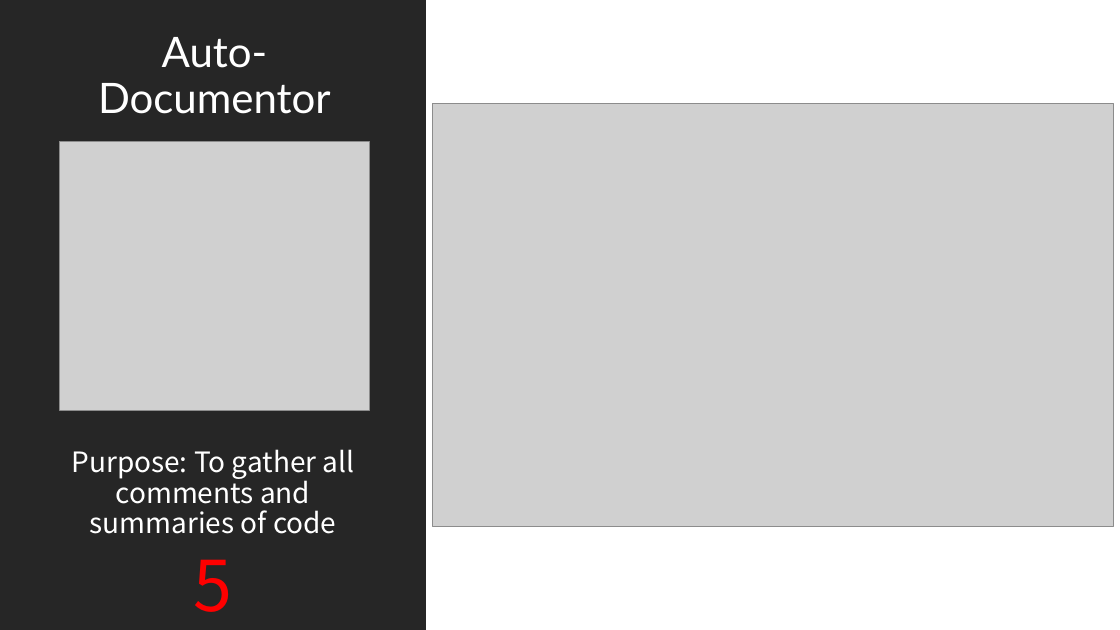
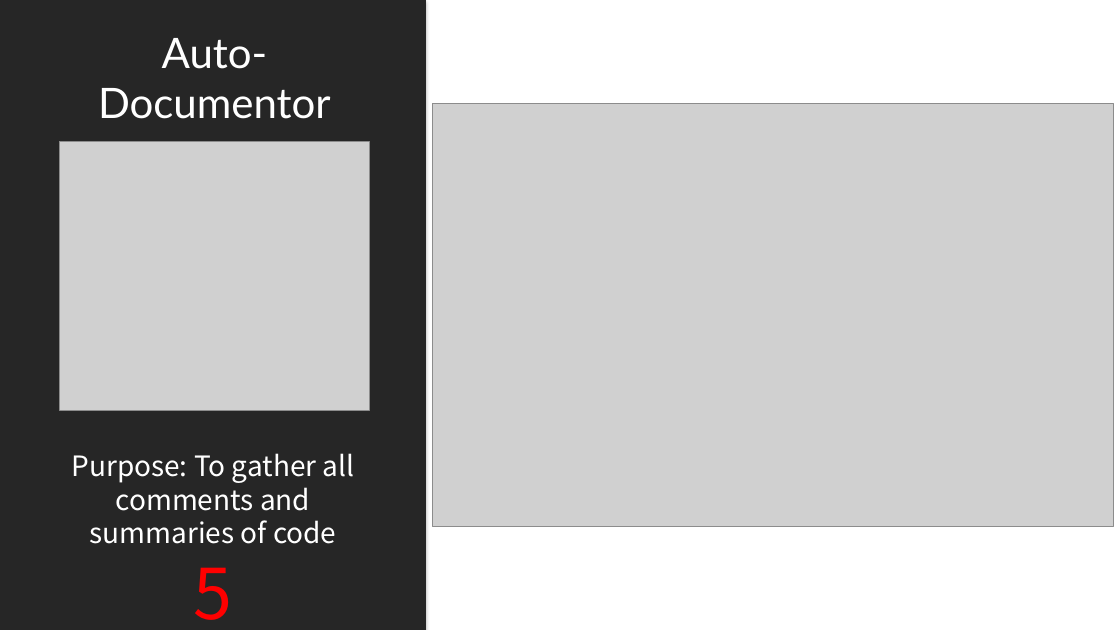
Before and after one commit to Computer-Girl/3308Project, a slide deck: slide 10 of ProjectPresentation.pptx. Drawn at 1120x630 pixels with LibreOffice and Linux fonts; fonts in the diff are those of the drawing; grey boxes stand for pictures. Boxes give left, top, right and bottom in pixels: in the first picture for what was removed or moved away, otherwise in the second. Text is boxed around its words. In the diff, an @@ line names an element or a change of style, - is before the commit and + after.

```diff
--- a/ProjectPresentation.pptx
+++ b/ProjectPresentation.pptx
@@ rectangle at box(0, 0, 426, 630): shadow on @@
@@ text "Auto-Documentor" at box(98, 38, 331, 119): line spacing 0.9 to 1 @@
@@ text "Purpose: To gather all comments ..." at box(71, 453, 355, 620): line spacing 0.9 to 1; less space between paragraphs @@
```
Also in this commit, not shown: 10 other slides changed.
